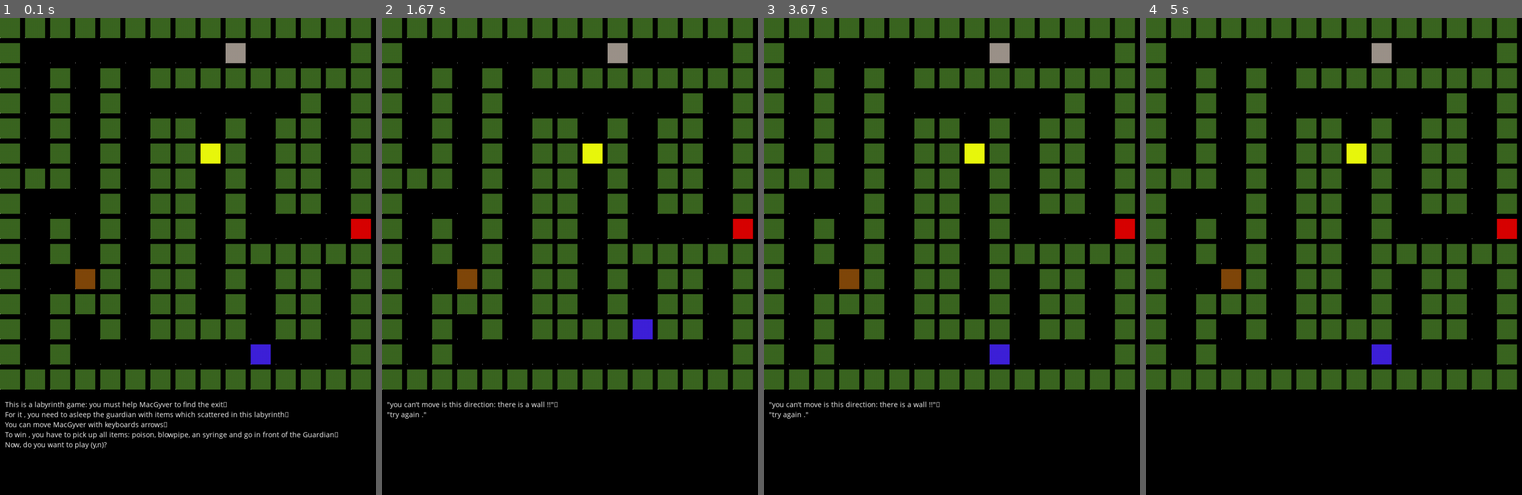
Above: before the commit, frames 1-4 (left to right).
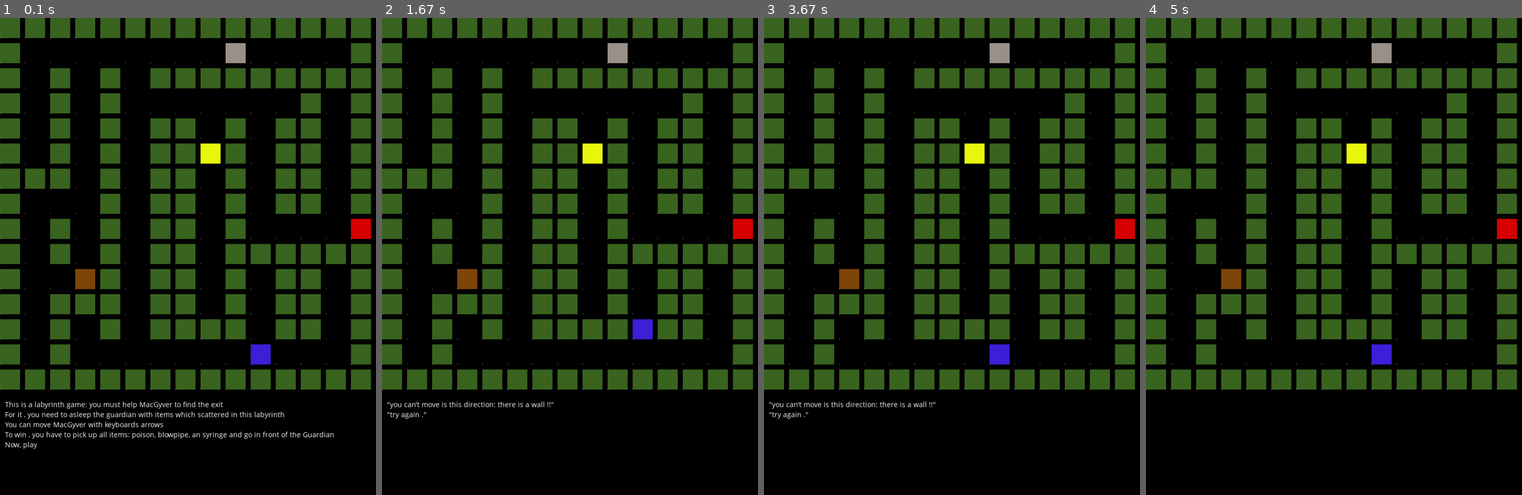
Above: after the commit, the same moments.

Repository: laurentgautron/projet_3_MacGyver
Game: pygame game, started from game.py
Two runs of this game, one before a commit and one after it. Both use one fixed random seed, a clock stepped at 60 frames per second and the inputs below.
Inputs:
- Up to frame 1 (0.1 s): no input
- Up to frame 2 (1.67 s): hold Right 0.33-0.8 s; hold Up 0.83-1.18 s; hold Right from 1.22 s (still down)
- Up to frame 3 (3.67 s): release Right at 1.7 s; hold Left 1.73-2.27 s; hold Down 2.3-2.9 s; hold Left 2.93-3.58 s; hold Up from 3.62 s (still down)
- Up to frame 4 (5 s): release Up at 4.3 s; hold Right 4.33-4.97 s

The runs differ from the first frame. In frame 1, 0.2% of the frame differs, in the area x 6-90%, y 80-91%; in frame 2, less than 0.1%; in frame 3, less than 0.1%; in frame 4, nothing differs.

Commit message:
docstrng finished, changed the readme

Diff:
--- a/game.py
+++ b/game.py
@@ -1,13 +1,19 @@
+import pygame
+
 from labyrinth import Labyrinth
 from macgyver import Macgyver
 from macpygame import Macpygame
 
 class Main:
-    """ """
+    """ the labyrinth game
+
+        methods macgyver_bag : to fill macgyver's bag with items
+                play
+    """
 
     def __init__(self):
-        """ define instances and variables we need to play
-            found macgyver and gauardian's position"""
+        """ define instances and variables we need to play found macgyver and gauardian's position. """
+
         self.macpygame = Macpygame()
         self.macgyver = Macgyver()
         self.labyrinth = Labyrinth('labyrinth.json',self.macpygame)
@@ -17,34 +23,41 @@
         self.bag = []
 
     def macgyver_bag(self):
-        """ check if macgyver is on an item and so fill variable bag and display text to show bag content """
-        if self.labyrinth.there_is_an_item(self.labyrinth.lab,self.x,self.y):
+        """ check if macgyver is on an item and so fill variable bag and display text to show bag content. """
+
+        if self.labyrinth.there_is_an_item(self.x,self.y):
             it = self.labyrinth.lab[self.x][self.y]
             self.bag.append(it)
             self.macgyver.add_contents(self.macgyver.bagcontents(it))
             self.labyrinth.display_lab(self.x,self.y,self.last_x,self.last_y)
-            self.macpygame.display_text('bagcontents.txt')
+            self.macpygame.display_text('textfiles/bagcontents.txt')
 
     def play(self):
-        """ display initial labyrinth and rules,
+        """ main loop to play labyrinth game.
+
+            Display initial labyrinth and rules,
             move macgyver while player is not in front of guardian testing if there is a wall or an item
-            and recovering macgyver last position and . Then test if bag to to win or loose """
+            and recovering macgyver last position. Then test if bag is fill to win or loose.
+        """
+
         self.labyrinth.display_lab(self.x,self.y,self.last_x,self.last_y)
-        self.macpygame.display_text('rules.txt')
+        self.macpygame.display_text('textfiles/rules.txt')
         while (self.x,self.y) != (self.guardian_x,self.guardian_y):
-            self.x,self.y = self.macgyver.move(self.last_x,self.last_y)
-            if self.labyrinth.there_is_a_wall(self.labyrinth.lab,self.x,self.y):
-                self.macpygame.display_text('meet_a_wall.txt')
+            event = pygame.event.wait()
+            self.x,self.y = self.macgyver.move(self.last_x,self.last_y,event)
+            if self.labyrinth.there_is_a_wall(self.x,self.y):
+                self.macpygame.display_text('textfiles/meet_a_wall.txt')
                 continue
             else:
                 self.macgyver_bag()
             self.labyrinth.display_lab(self.x,self.y,self.last_x,self.last_y)
-            self.last_x = self.x # macgyver last position #
-            self.last_y = self.y ##########################
+            # macgyver last position
+            self.last_x = self.x
+            self.last_y = self.y
         if len(self.bag) != 3:
-            self.macpygame.display_text('looser.txt')
+            self.macpygame.display_text('textfiles/looser.txt')
         else:
-            self.macpygame.display_text('winner.txt')
+            self.macpygame.display_text('textfiles/winner.txt')
 
 if __name__ == '__main__':
     main = Main()
--- a/labyrinth.py
+++ b/labyrinth.py
@@ -7,32 +7,64 @@
 
 
 class Labyrinth:
-    """ """
+    """ this class do operations with the lab variable, a list of lists representing the labyrinth.
 
-    def __init__(self, map_lab,macpygame): # open the fich lab and create labyrinth with list_items
+        methods display_lab : change lab
+                found : resaerch coordinate on lab
+                there_is a wall : test
+                there_is_an_item : test
+    """
+
+    def __init__(self, map_lab,macpygame):
+        """ open the labyrinth file and create labyrinth with list_items randomly.
+
+            arg  map_lab: text file for the labyrinth, already contains walls and person
+
+            raise an exception if file is not found.
+
+        """
+
         self.macpygame = macpygame
-        with open(map_lab, 'r') as labfich:
-            try:
+        try:
+            with open(map_lab, 'r') as labfich:
                 self.lab = json.load(labfich)
-            except OSError:
-                print('cannot open file')
-                sys.exit()
-            else:
-                list_items = ['B','P','S']
-                while list_items != []:   # take an item in the list_items ( items to locate) , locate it randomly and delete it in the list_items
-                    column = random.randint(0,14)
-                    line = random.randint(0,14)
-                    if self.lab[column][line] == ' ':
-                        self.lab[column][line] = list_items[0]
-                        del list_items[0]
+        except OSError:
+            print('cannot open file')
+            sys.exit()
+        else:
+            list_items = ['B','P','S']
+            while list_items != []:
+                column = random.randint(0,14)
+                line = random.randint(0,14)
+                if self.lab[column][line] == ' ':
+                    # take an item in the list_items ( items to locate )
+                    self.lab[column][line] = list_items[0]
+                    del list_items[0]
 
-    def display_lab(self,x,y,last_x,last_y): # last position become an empty space and the new position is Mavgyver: 'M'
+    def display_lab(self,x,y,last_x,last_y):
+        """ change lab variable.
+
+            arg x, y : integer, macgyver's new position
+                last_x, last_y : integer macgyver's last position, become an empty space
+
+            Then labyrinth is displayed with a pygame
+        """
+
         self.lab[x][y] = 'M'
+        # in the beginning no movement x, y = last_x, last_y
+        # to not erase macgyver at the beginning
         if (x,y) != (last_x,last_y):
             self.lab[last_x][last_y] = ' '
-        self.macpygame.display(self.lab) # then display labyrinth with Pygame
+        self.macpygame.display(self.lab)
 
-    def found(self,person):  # search where are the person in the labyrinth, MacGyver or the Guardian
+    def found(self,person):
+        """ search where are the person in the labyrinth, MacGyver or the Guardian and return position
+
+            arg person: string
+            return pos_x, pos_y : integers
+
+        """
+
         for i, line in enumerate(self.lab):
             for j, column in enumerate(line):
                 if column == person:
@@ -40,14 +72,18 @@
                     self.pos_y = j
         return self.pos_x,self.pos_y
 
-    def there_is_a_wall(self,lab,x,y):
-        if lab[x][y] == '*':
+    def there_is_a_wall(self,x,y):
+        """ check if there is a wall and return Boolean """
+
+        if self.lab[x][y] == '*':
             return True
         else:
             return False
 
-    def there_is_an_item(self,lab,x,y):
-        if lab[x][y] in ['B','P','S']:
+    def there_is_an_item(self,x,y):
+        """ check if there is an iitem and return Boolean """
+
+        if self.lab[x][y] in ['B','P','S']:
             return True
         else:
             return False
--- a/macgyver.py
+++ b/macgyver.py
@@ -1,20 +1,34 @@
+import sys
+
 import pygame
 from pygame.locals import *
-import sys
+
 
 class Macgyver:
-    """ """
+    """ concern macgyver/ player's actions
+
+        methods  move: player's position
+                 bagcontents: to fill his bag
+                 add_contents: record items in text file
+    """
 
     def __init__(self):
-        """ """
+        """ create a text file for bag contents """
+
         with open('bagcontents.txt', 'w') as init_bag:
             init_bag.write("you've got already in your bag:")
 
-    def move(self,lastx,lasty):
-        """ """
+    def move(self,lastx,lasty,event):
+        """ change macgyver's position
+
+            agr lastx, lasty : integers, macgyver's position
+                event : event from player to make choice for movement, KEYDOWN
+
+            return x, y : integers, new position for macgyver
+        """
+
         self.x = lastx
         self.y = lasty
-        event = pygame.event.wait()
         if event.type == KEYDOWN:
             if event.key == K_UP:
                     self.x -= 1
@@ -30,7 +44,13 @@
         return self.x,self.y
 
     def bagcontents(self,it):
-        """ """
+        """ check what is the item picked up and return is name
+
+            arg it : string, letter for the item
+
+            return: string
+        """
+
         if it == 'B':
             return 'Blowpipe'
         elif it == 'S':
@@ -39,6 +59,10 @@
             return 'Poison'
 
     def add_contents(self,item_piece):
-        """ """
+        """ add items in bag contents file
+
+            arg item_piece : string, name for the item wtrited in bagcontents.txt
+        """
+
         with open('bagcontents.txt', 'a') as item_fich:
             item_fich.write("\n"+item_piece)
--- a/macpygame.py
+++ b/macpygame.py
@@ -5,9 +5,15 @@
 from pygame.locals import *
 
 class Macpygame:
-	""" """
+	""" In this class we use the pyagame module to play.
+
+		methods display: to display labyrinth on a screen
+				display_text: to display text on the screen
+	"""
+
 	def __init__(self):
-		""" create screen for the game loading image for wall, gaurdian, poison, syringe, blowpipe and empty square"""
+		""" create screen for the game loading image for wall, gaurdian, poison, syringe, blowpipe and empty square. """
+
 		pygame.init()
 		self.screen = pygame.display.set_mode((750,950))
 		self.empty = pygame.image.load('images_box/empty_box.bmp').convert()
@@ -20,13 +26,17 @@
 
 	def display(self,lab):
 		""" copy pictures on the screen testing in lab file what is in the square:
-		item , person or wall and ten display it"""
-		perso_x = 0 # squares indices
+		item , person or wall and ten display it. """
+
+		# squares indices
+		perso_x = 0
 		perso_y = 0
 		continuer = True
-		for indices, values in enumerate(lab): # two loop to get square indices
+		# two loop to get square indices
+		for indices, values in enumerate(lab):
 			for ind, val in enumerate(values):
-				perso_x = ind * 50 # square indices on the screen
+				 # square indices on the screen
+				perso_x = ind * 50
 				perso_y = indices * 50
 				if val == ' ':
 					self.screen.blit(self.empty,(perso_x,perso_y))
@@ -45,19 +55,32 @@
 		pygame.display.flip()
 
 	def display_text(self,chain):
-		""" open text file recover in chain, define a font and display text line by line """
+		""" open text file recovered in chain, define a font and display text line by line.
+
+			agr  chain: string, name of the text file
+
+			raise an exception if file is not found
+		"""
+
 		pygame.font.init()
-		i = 10 # counter to space out text after each line
-		with open(chain, 'r') as textfich:
-			for sentence in textfich:
-				font = pygame.font.SysFont('Comic Sans MS', 15)
-				text = font.render(sentence, True,(255,255,255))
-				self.screen.blit(text,(10,750+i))
-				i += 20
-		pygame.display.flip()
-		continuer = True
-		while continuer:
-			event = pygame.event.wait()
-			if event.type == KEYDOWN:
-				continuer = False
-		self.screen.fill(0)
+		# counter to space out text after each line
+		i = 10
+		try:
+			with open(chain, 'r') as textfich:
+				for sentence in textfich:
+					sentence = sentence.rstrip('\n')
+					font = pygame.font.SysFont('Comic Sans MS', 15)
+					text = font.render(sentence, True,(255,255,255))
+					self.screen.blit(text,(10,750+i))
+					i += 20
+		except OSError:
+			print('cannot open file')
+			sys.exit()
+		else:
+			pygame.display.flip()
+			continuer = True
+			while continuer:
+				event = pygame.event.wait()
+				if event.type == KEYDOWN:
+					continuer = False
+			self.screen.fill(0)
--- a/bagcontents.txt
+++ b/textfiles/bagcontents.txt
@@ -1,4 +1,4 @@
 you've got already in your bag:
+Poison
+Syringe
 Blowpipe
-Syringe
-Poison
--- a/rules.txt
+++ b/textfiles/rules.txt
@@ -2,4 +2,4 @@
 For it , you need to asleep the guardian with items which scattered in this labyrinth
 You can move MacGyver with keyboards arrows
 To win , you have to pick up all items: poison, blowpipe, an syringe and go in front of the Guardian
-Now, do you want to play (y,n)?
+Now, play
Not shown, changed: README.txt
Renamed: looser.txt -> textfiles/looser.txt
Renamed: meet_a_wall.txt -> textfiles/meet_a_wall.txt
Renamed: winner.txt -> textfiles/winner.txt
